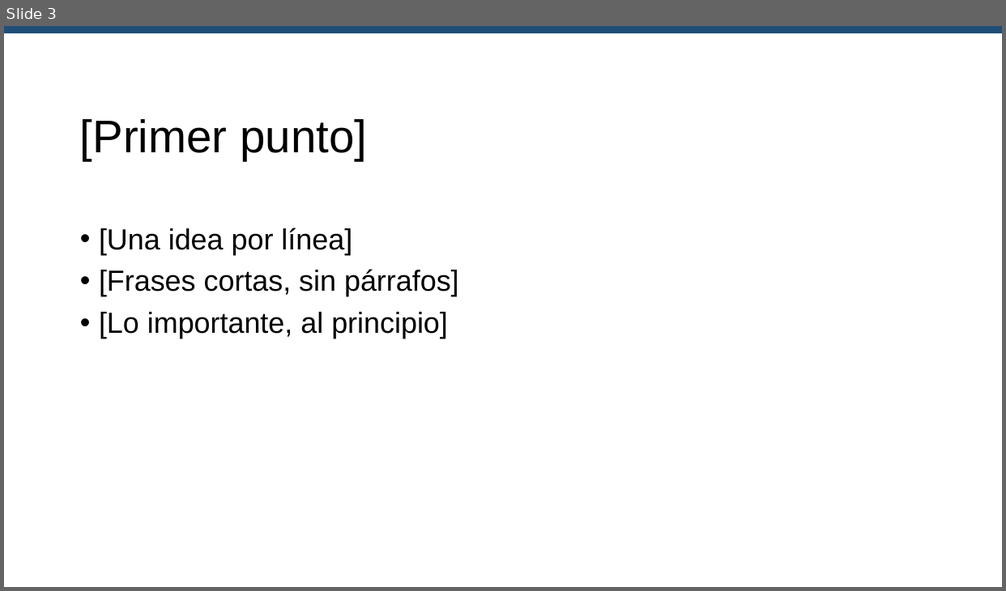
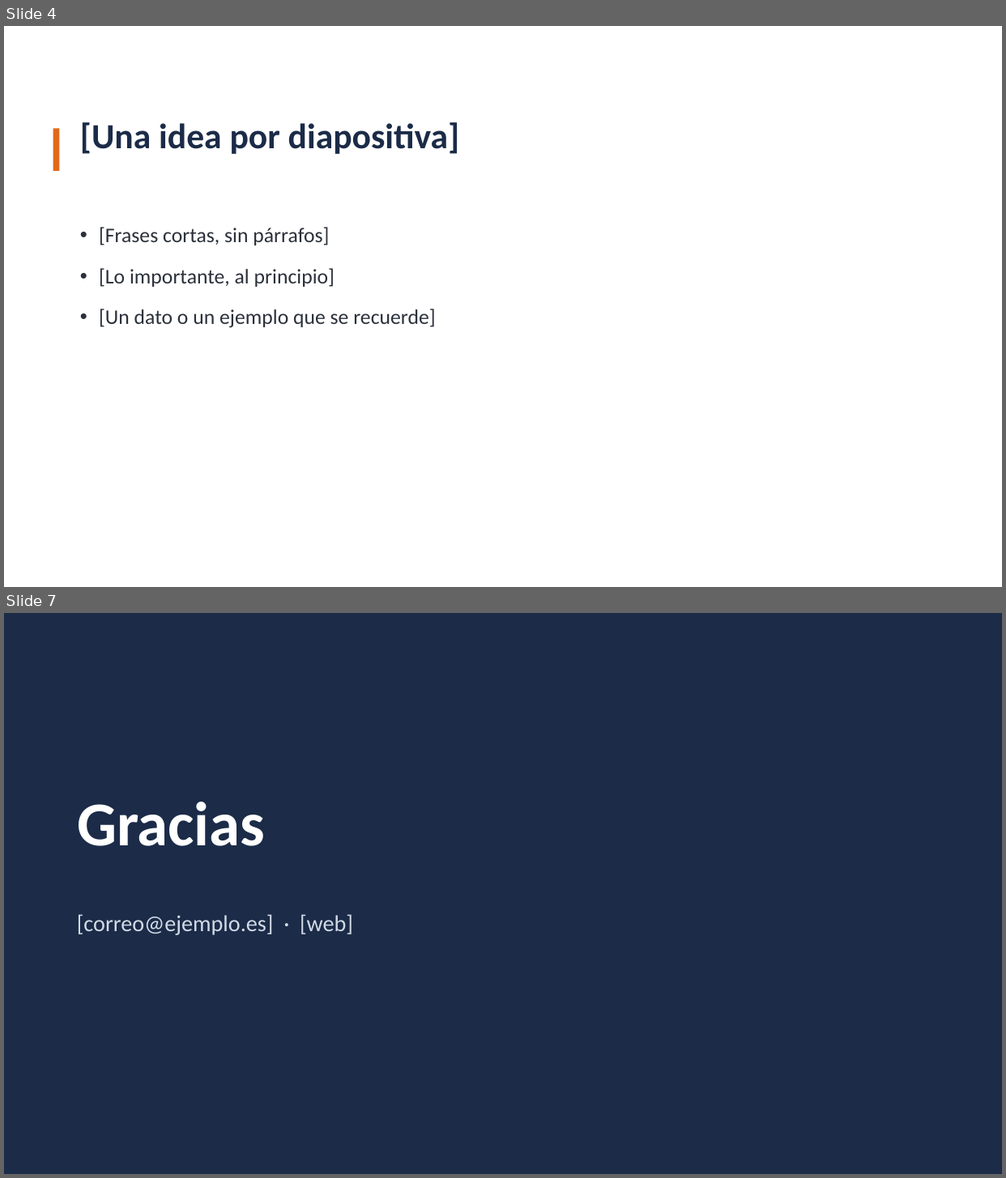
Before and after one commit to MolinoSuite/Molino, a slide deck: resources/templates/es/presentacion.pptx. Shown one above the other, each under a label of ours: slide 3 before the commit, slides 4 and 7 after it; the slides between them are not shown. The pictures are 1006x591 and 1006x1178 pixels, drawn with LibreOffice and Linux fonts; fonts in the diff are those of the drawing. Boxes give left, top, right and bottom in pixels: in the first picture for what was removed or moved away, otherwise in the second. Text is boxed around its words. In the diff, an @@ line names an element or a change of style, - is before the commit and + after.

```diff
--- a/resources/templates/es/presentacion.pptx
+++ b/resources/templates/es/presentacion.pptx
@@ slide 7 added at (x1=4, y1=613, x2=1002, y2=1174), background #1B2B48 @@
@@ text added at (x1=77, y1=802, x2=265, y2=846), 60 pt, text #FFFFFF, bold @@
+Gracias
@@ text added at (x1=77, y1=914, x2=353, y2=935), 22 pt, text #D2DAE6 @@
+[correo@ejemplo.es] · [web]
@@ what was slide 3 is now slide 4 @@
@@ slide 4 changed as well @@
@@ rectangle removed at (x1=4, y1=26, x2=1002, y2=33) @@
@@ title at (x1=80, y1=122, x2=459, y2=154): text changed; size 44 to 34 pt; font Arial to Calibri; text colour #000000 to #1B2B48; bold on @@
-[Primer punto]
+[Una idea por diapositiva]
@@ rectangle added at (x1=53, y1=129, x2=59, y2=171), fill #E06A1A @@
@@ text at (x1=99, y1=228, x2=352, y2=255): paragraph removed @@
-• [Una idea por línea]
@@ text at (x1=99, y1=227, x2=334, y2=287): size 28 to 20 pt, font Arial to Calibri, text colour #000000 to #2B313B in "[Frases cortas, sin párrafos]", "[Lo importante, al principio]"; more space between paragraphs @@
@@ text at (x1=99, y1=309, x2=435, y2=328): paragraph added @@
+• [Un dato o un ejemplo que se recuerde]
```
Also in this commit, not shown: 2 other slides changed, 3 other slides added, 2 slides removed, 11 other files.
